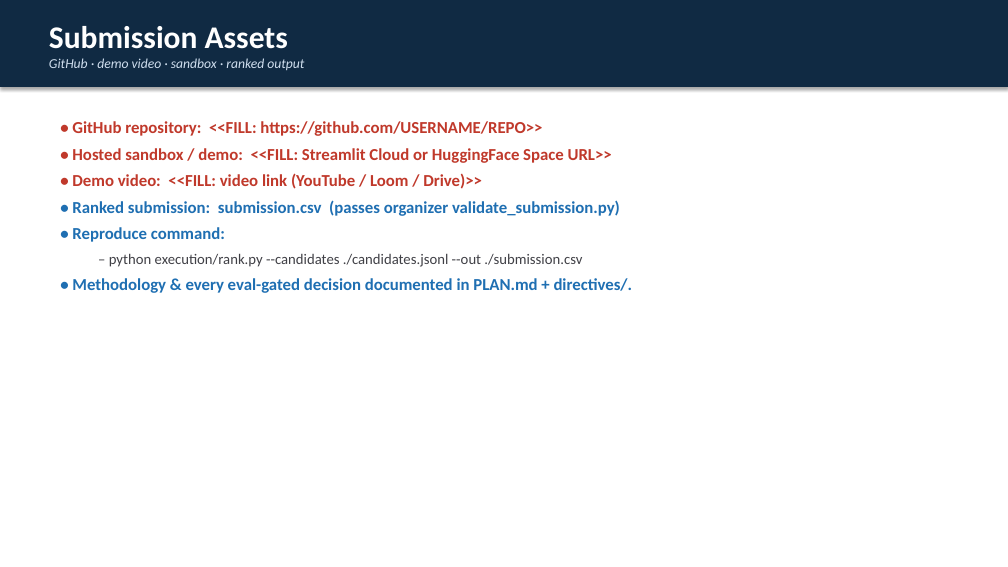
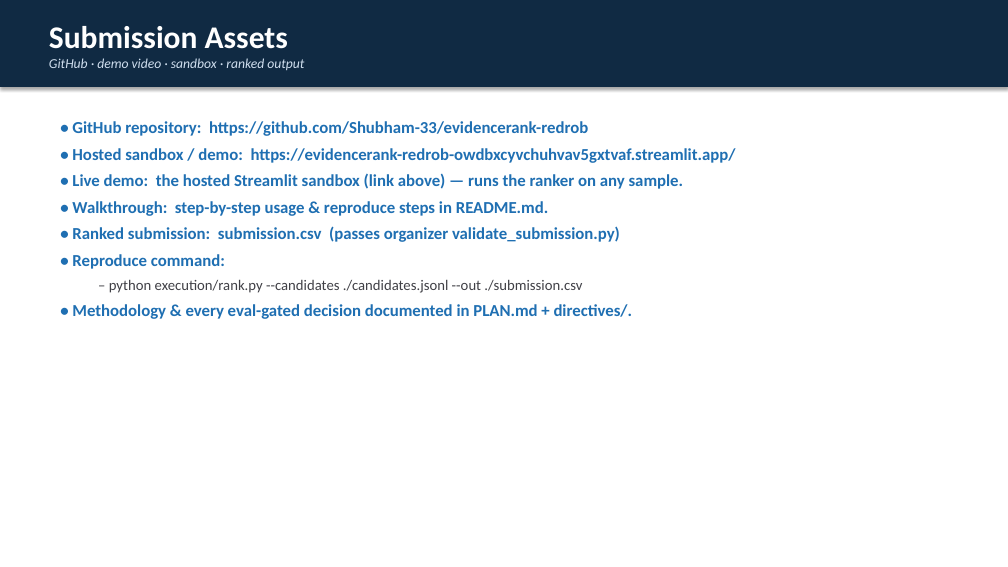
Before and after one commit to Shubham-33/evidencerank-redrob, a slide deck: slide 10 of Idea Submission - EvidenceRank.pptx. Drawn at 1008x567 pixels with LibreOffice and Linux fonts; fonts in the diff are those of the drawing. Boxes give left, top, right and bottom in pixels: in the first picture for what was removed or moved away, otherwise in the second. Text is boxed around its words. In the diff, an @@ line names an element or a change of style, - is before the commit and + after.

```diff
--- a/Idea Submission - EvidenceRank.pptx
+++ b/Idea Submission - EvidenceRank.pptx
@@ text at [72,121,736,216]: text changed; text colour #C0392B to #1F6FB2 @@
-• GitHub repository: <<FILL: https://github.com/USERNAME/REPO>>
-• Hosted sandbox / demo: <<FILL: Streamlit Cloud or HuggingFace Space URL>>
-• Demo video: <<FILL: video link (YouTube / Loom / Drive)>>
+• GitHub repository: https://github.com/Shubham-33/evidencerank-redrob
+• Hosted sandbox / demo: https://evidencerank-redrob-owdbxcyvchuhvav5gxtvaf.streamlit.app/
+• Live demo: the hosted Streamlit sandbox (link above) — runs the ranker on any sample.
+• Walkthrough: step-by-step usage & reproduce steps in README.md.
```
Also in this commit, not shown: 1 other slide changed, 1 other file.
